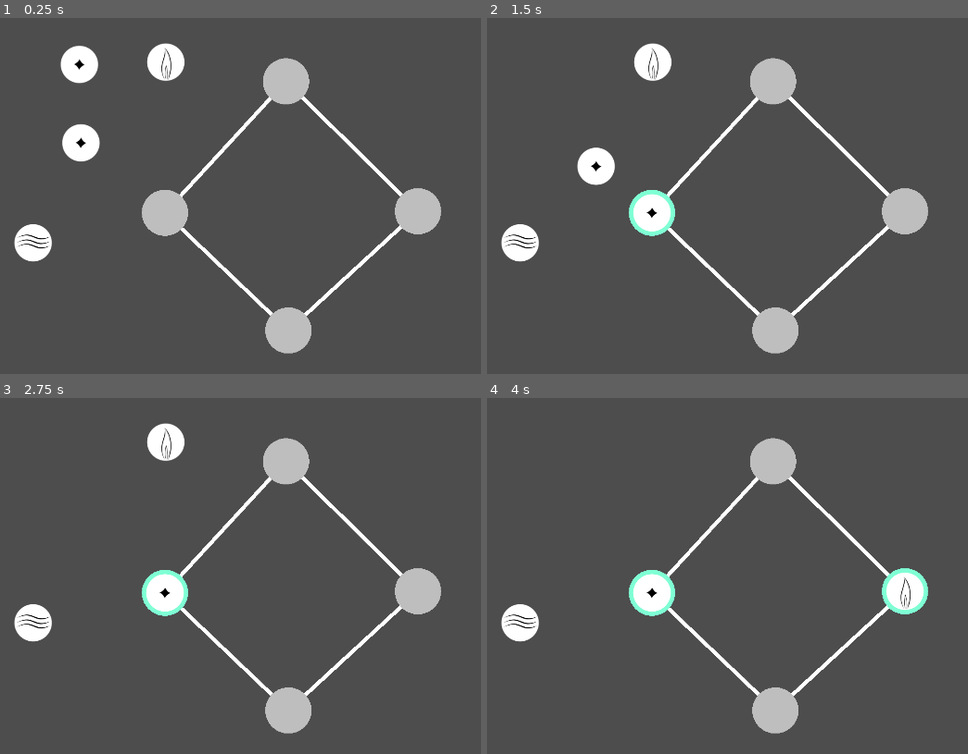
Above: before the commit, frames 1-4 (two rows, left to right).
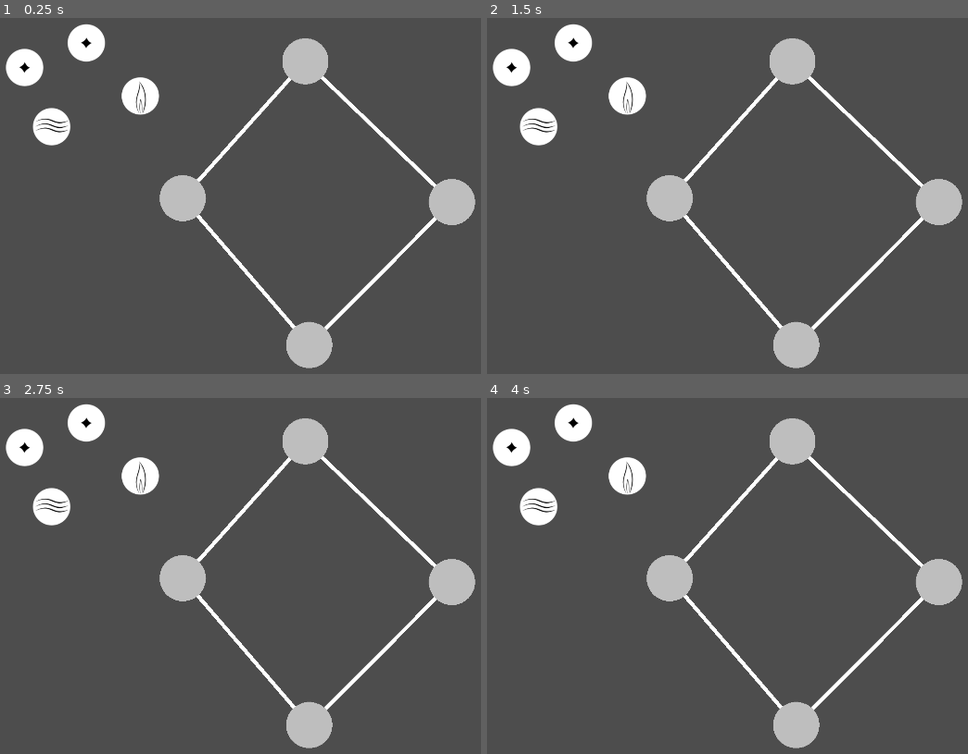
Above: after the commit, the same moments.

Repository: jwodicka/LD55
Game: Godot game, scene res://summoning_circle.tscn
Two runs of this game, one before a commit and one after it. Both use one fixed random seed, a clock stepped at 60 frames per second and the inputs below.
Inputs (mouse positions are in pixels of both pictures, inside the frame that each line leads up to):
- Up to frame 1 (0.25 s): no input
- Up to frame 2 (1.5 s): tap Enter at 0.5 s; drag from (563, 64) to (650, 213) at 0.52 s; tap Space at 1.25 s; drag from (568, 142) to (650, 213) at 1.27 s
- Up to frame 3 (2.75 s): tap Enter at 2 s; move the mouse to (33, 622) at 2.02 s; click (33, 622) at 2.17 s
- Up to frame 4 (4 s): tap Space at 2.75 s; drag from (650, 440) to (905, 590) at 2.77 s; tap Enter at 3.5 s; move the mouse to (outside the picture) at 3.52 s; click (outside the picture) at 3.67 s

The runs differ from the first frame. In frame 1, 13% of the frame differs, in the area x 1-99%, y 1-99%; in frame 2, 13%; in frame 3, 12%; in frame 4, 12%.

Commit message:
Refactor main entities into scenes

Diff:
--- a/DraggableGlyph.gd
+++ b/DraggableGlyph.gd
@@ -5,7 +5,37 @@
 var drag_offset: Vector2 = Vector2.ZERO
 
 @export
-var symbol : GameLogic.Symbol
+var symbol : GameLogic.Symbol:
+	get:
+		return _symbol
+	set(value):
+		if value != _symbol:
+			_symbol = value
+			if $Sprite2D != null:
+				$Sprite2D.texture = _get_symbol_texture()
+
+var _symbol : GameLogic.Symbol
+
+const AIR_TEXTURE := preload("res://glyphs/air.svg")
+const EARTH_TEXTURE := preload("res://glyphs/earth.svg")
+const FIRE_TEXTURE := preload("res://glyphs/fire.svg")
+const SALT_TEXTURE := preload("res://glyphs/salt.svg")
+const WATER_TEXTURE := preload("res://glyphs/water.svg")
+
+func _get_symbol_texture() -> Texture:
+	match symbol:
+		GameLogic.Symbol.AIR:
+			return AIR_TEXTURE
+		GameLogic.Symbol.EARTH:
+			return EARTH_TEXTURE
+		GameLogic.Symbol.FIRE:
+			return FIRE_TEXTURE
+		GameLogic.Symbol.SALT:
+			return SALT_TEXTURE
+		GameLogic.Symbol.WATER:
+			return WATER_TEXTURE
+		_:
+			return SALT_TEXTURE
 
 func _get_symbol_color() -> Color:
 	match symbol:
@@ -24,7 +54,7 @@
 
 # Called when the node enters the scene tree for the first time.
 func _ready() -> void:
-	pass # Replace with function body.
+	$Sprite2D.texture = _get_symbol_texture()
 
 func _draw() -> void:
 	if $Sprite2D == null:
--- /dev/null
+++ b/draggable_glyph.tscn
@@ -0,0 +1,21 @@
+[gd_scene load_steps=4 format=3 uid="uid://c8v6el4uu57bv"]
+
+[ext_resource type="Script" path="res://DraggableGlyph.gd" id="1_qn7hq"]
+[ext_resource type="Texture2D" uid="uid://bdiw5ctykxk4b" path="res://glyphs/salt.svg" id="2_16alq"]
+
+[sub_resource type="CircleShape2D" id="CircleShape2D_hjn7j"]
+radius = 50.0
+
+[node name="DraggableGlyph" type="Area2D"]
+position = Vector2(386, 128)
+script = ExtResource("1_qn7hq")
+symbol = 4
+
+[node name="CollisionShape2D" type="CollisionShape2D" parent="."]
+shape = SubResource("CircleShape2D_hjn7j")
+debug_color = Color(0.819608, 0.282353, 0.717647, 0.419608)
+
+[node name="Sprite2D" type="Sprite2D" parent="."]
+texture = ExtResource("2_16alq")
+
+[connection signal="input_event" from="." to="." method="_on_input_event"]
--- /dev/null
+++ b/drop_target.tscn
@@ -0,0 +1,20 @@
+[gd_scene load_steps=4 format=3 uid="uid://ba6fubdrtgiaa"]
+
+[ext_resource type="Script" path="res://DropTarget.gd" id="1_61gee"]
+[ext_resource type="AudioStream" uid="uid://cpmubidwd0mgc" path="res://sounds/Glyph-001.wav" id="2_qwy8f"]
+
+[sub_resource type="CircleShape2D" id="CircleShape2D_nspb5"]
+radius = 50.0
+
+[node name="DropTarget" type="Area2D"]
+position = Vector2(608, 514)
+script = ExtResource("1_61gee")
+
+[node name="CollisionShape2D" type="CollisionShape2D" parent="."]
+shape = SubResource("CircleShape2D_nspb5")
+
+[node name="AudioStreamPlayer" type="AudioStreamPlayer" parent="."]
+stream = ExtResource("2_qwy8f")
+
+[connection signal="area_entered" from="." to="." method="_on_area_entered"]
+[connection signal="area_exited" from="." to="." method="_on_area_exited"]
--- a/icon.svg
+++ /dev/null
@@ -1 +0,0 @@
-<svg height="128" width="128" xmlns="http://www.w3.org/2000/svg"><rect x="2" y="2" width="124" height="124" rx="14" fill="#363d52" stroke="#212532" stroke-width="4"/><g transform="scale(.101) translate(122 122)"><g fill="#fff"><path d="M105 673v33q407 354 814 0v-33z"/><path fill="#478cbf" d="m105 673 152 14q12 1 15 14l4 67 132 10 8-61q2-11 15-15h162q13 4 15 15l8 61 132-10 4-67q3-13 15-14l152-14V427q30-39 56-81-35-59-83-108-43 20-82 47-40-37-88-64 7-51 8-102-59-28-123-42-26 43-46 89-49-7-98 0-20-46-46-89-64 14-123 42 1 51 8 102-48 27-88 64-39-27-82-47-48 49-83 108 26 42 56 81zm0 33v39c0 276 813 276 813 0v-39l-134 12-5 69q-2 10-14 13l-162 11q-12 0-16-11l-10-65H447l-10 65q-4 11-16 11l-162-11q-12-3-14-13l-5-69z"/><path d="M483 600c3 34 55 34 58 0v-86c-3-34-55-34-58 0z"/><circle cx="725" cy="526" r="90"/><circle cx="299" cy="526" r="90"/></g><g fill="#414042"><circle cx="307" cy="532" r="60"/><circle cx="717" cy="532" r="60"/></g></g></svg>
--- a/project.godot
+++ b/project.godot
@@ -13,7 +13,6 @@
 config/name="LD55"
 run/main_scene="res://summoning_circle.tscn"
 config/features=PackedStringArray("4.2", "GL Compatibility")
-config/icon="res://icon.svg"
 
 [debug]
 
--- a/summoning_circle.tscn
+++ b/summoning_circle.tscn
@@ -1,18 +1,8 @@
-[gd_scene load_steps=10 format=3 uid="uid://cr4ukprpycwgr"]
+[gd_scene load_steps=4 format=3 uid="uid://cr4ukprpycwgr"]
 
-[ext_resource type="Script" path="res://DropTarget.gd" id="1_28n0m"]
 [ext_resource type="PackedScene" uid="uid://db1383sgc661t" path="res://target_connector.tscn" id="1_lhew0"]
-[ext_resource type="Script" path="res://DraggableGlyph.gd" id="2_nlvb6"]
-[ext_resource type="AudioStream" uid="uid://cpmubidwd0mgc" path="res://sounds/Glyph-001.wav" id="3_r8t6c"]
-[ext_resource type="Texture2D" uid="uid://bdiw5ctykxk4b" path="res://salt.svg" id="4_yta3j"]
-[ext_resource type="Texture2D" uid="uid://dd7ffuc3ktx6n" path="res://water.svg" id="5_m18ej"]
-[ext_resource type="Texture2D" uid="uid://bwk73qm1cno63" path="res://fire.svg" id="6_gnu3n"]
-
-[sub_resource type="CircleShape2D" id="CircleShape2D_nspb5"]
-radius = 50.0
-
-[sub_resource type="CircleShape2D" id="CircleShape2D_hjn7j"]
-radius = 50.0
+[ext_resource type="PackedScene" uid="uid://ba6fubdrtgiaa" path="res://drop_target.tscn" id="2_okcwt"]
+[ext_resource type="PackedScene" uid="uid://c8v6el4uu57bv" path="res://draggable_glyph.tscn" id="3_cm24r"]
 
 [node name="SummoningCircle" type="Node2D"]
 
@@ -32,103 +22,28 @@
 end_a = NodePath("../DropTarget4")
 end_b = NodePath("../DropTarget")
 
-[node name="DropTarget" type="Area2D" parent="."]
-position = Vector2(608, 514)
-script = ExtResource("1_28n0m")
+[node name="DropTarget" parent="." instance=ExtResource("2_okcwt")]
+position = Vector2(654, 476)
 
-[node name="CollisionShape2D" type="CollisionShape2D" parent="DropTarget"]
-shape = SubResource("CircleShape2D_nspb5")
+[node name="DropTarget2" parent="." instance=ExtResource("2_okcwt")]
+position = Vector2(972, 120)
 
-[node name="AudioStreamPlayer" type="AudioStreamPlayer" parent="DropTarget"]
-stream = ExtResource("3_r8t6c")
+[node name="DropTarget3" parent="." instance=ExtResource("2_okcwt")]
+position = Vector2(1352, 486)
 
-[node name="DropTarget2" type="Area2D" parent="."]
-position = Vector2(922, 172)
-script = ExtResource("1_28n0m")
+[node name="DropTarget4" parent="." instance=ExtResource("2_okcwt")]
+position = Vector2(982, 858)
 
-[node name="CollisionShape2D" type="CollisionShape2D" parent="DropTarget2"]
-shape = SubResource("CircleShape2D_nspb5")
+[node name="DraggableGlyph" parent="." instance=ExtResource("3_cm24r")]
+position = Vector2(404, 72)
 
-[node name="AudioStreamPlayer" type="AudioStreamPlayer" parent="DropTarget2"]
-stream = ExtResource("3_r8t6c")
+[node name="DraggableGlyph2" parent="." instance=ExtResource("3_cm24r")]
+position = Vector2(244, 136)
 
-[node name="DropTarget3" type="Area2D" parent="."]
-position = Vector2(1264, 510)
-script = ExtResource("1_28n0m")
-
-[node name="CollisionShape2D" type="CollisionShape2D" parent="DropTarget3"]
-shape = SubResource("CircleShape2D_nspb5")
-
-[node name="AudioStreamPlayer" type="AudioStreamPlayer" parent="DropTarget3"]
-stream = ExtResource("3_r8t6c")
-
-[node name="DropTarget4" type="Area2D" parent="."]
-position = Vector2(928, 820)
-script = ExtResource("1_28n0m")
-
-[node name="CollisionShape2D" type="CollisionShape2D" parent="DropTarget4"]
-shape = SubResource("CircleShape2D_nspb5")
-
-[node name="AudioStreamPlayer" type="AudioStreamPlayer" parent="DropTarget4"]
-stream = ExtResource("3_r8t6c")
-
-[node name="SaltGlyph1" type="Area2D" parent="."]
-position = Vector2(386, 128)
-script = ExtResource("2_nlvb6")
-symbol = 4
-
-[node name="CollisionShape2D" type="CollisionShape2D" parent="SaltGlyph1"]
-shape = SubResource("CircleShape2D_hjn7j")
-debug_color = Color(0.819608, 0.282353, 0.717647, 0.419608)
-
-[node name="Sprite2D" type="Sprite2D" parent="SaltGlyph1"]
-texture = ExtResource("4_yta3j")
-
-[node name="SaltGlyph2" type="Area2D" parent="."]
-position = Vector2(390, 332)
-script = ExtResource("2_nlvb6")
-symbol = 4
-
-[node name="CollisionShape2D" type="CollisionShape2D" parent="SaltGlyph2"]
-shape = SubResource("CircleShape2D_hjn7j")
-debug_color = Color(0.819608, 0.282353, 0.717647, 0.419608)
-
-[node name="Sprite2D" type="Sprite2D" parent="SaltGlyph2"]
-texture = ExtResource("4_yta3j")
-
-[node name="WaterGlyph" type="Area2D" parent="."]
-position = Vector2(266, 592)
-script = ExtResource("2_nlvb6")
-symbol = 3
-
-[node name="CollisionShape2D" type="CollisionShape2D" parent="WaterGlyph"]
-shape = SubResource("CircleShape2D_hjn7j")
-debug_color = Color(0.819608, 0.282353, 0.717647, 0.419608)
-
-[node name="Sprite2D" type="Sprite2D" parent="WaterGlyph"]
-texture = ExtResource("5_m18ej")
-
-[node name="FireGlyph" type="Area2D" parent="."]
-position = Vector2(610, 122)
-script = ExtResource("2_nlvb6")
+[node name="DraggableGlyph3" parent="." instance=ExtResource("3_cm24r")]
+position = Vector2(544, 210)
 symbol = 2
 
-[node name="CollisionShape2D" type="CollisionShape2D" parent="FireGlyph"]
-shape = SubResource("CircleShape2D_hjn7j")
-debug_color = Color(0.819608, 0.282353, 0.717647, 0.419608)
-
-[node name="Sprite2D" type="Sprite2D" parent="FireGlyph"]
-texture = ExtResource("6_gnu3n")
-
-[connection signal="area_entered" from="DropTarget" to="DropTarget" method="_on_area_entered"]
-[connection signal="area_exited" from="DropTarget" to="DropTarget" method="_on_area_exited"]
-[connection signal="area_entered" from="DropTarget2" to="DropTarget2" method="_on_area_entered"]
-[connection signal="area_exited" from="DropTarget2" to="DropTarget2" method="_on_area_exited"]
-[connection signal="area_entered" from="DropTarget3" to="DropTarget3" method="_on_area_entered"]
-[connection signal="area_exited" from="DropTarget3" to="DropTarget3" method="_on_area_exited"]
-[connection signal="area_entered" from="DropTarget4" to="DropTarget4" method="_on_area_entered"]
-[connection signal="area_exited" from="DropTarget4" to="DropTarget4" method="_on_area_exited"]
-[connection signal="input_event" from="SaltGlyph1" to="SaltGlyph1" method="_on_input_event"]
-[connection signal="input_event" from="SaltGlyph2" to="SaltGlyph2" method="_on_input_event"]
-[connection signal="input_event" from="WaterGlyph" to="WaterGlyph" method="_on_input_event"]
-[connection signal="input_event" from="FireGlyph" to="FireGlyph" method="_on_input_event"]
+[node name="DraggableGlyph4" parent="." instance=ExtResource("3_cm24r")]
+position = Vector2(314, 290)
+symbol = 3
Not shown, removed: air.svg.import
Renamed: air.svg -> glyphs/air.svg
Not shown, changed: glyphs/air.svg.import
Renamed: earth.svg -> glyphs/earth.svg
Not shown, changed: glyphs/earth.svg.import
Renamed: fire.svg -> glyphs/fire.svg
Not shown, changed: glyphs/fire.svg.import
Renamed: salt.svg -> glyphs/salt.svg
Not shown, changed: glyphs/salt.svg.import
Renamed: water.svg -> glyphs/water.svg
Not shown, changed: glyphs/water.svg.import
